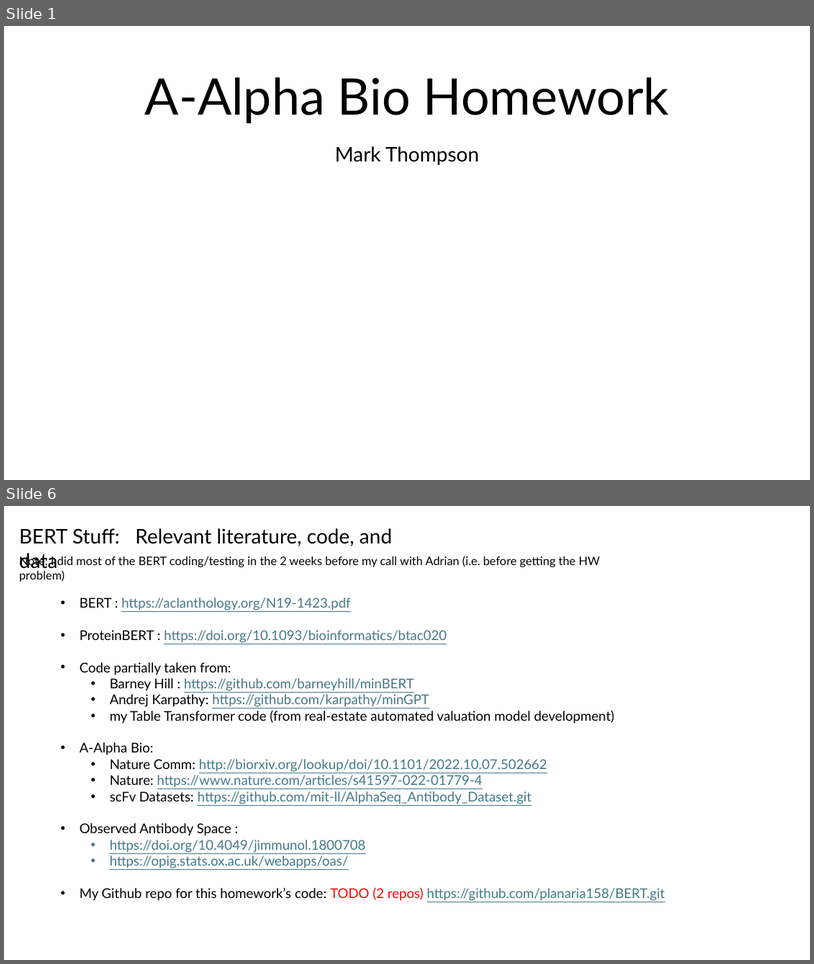
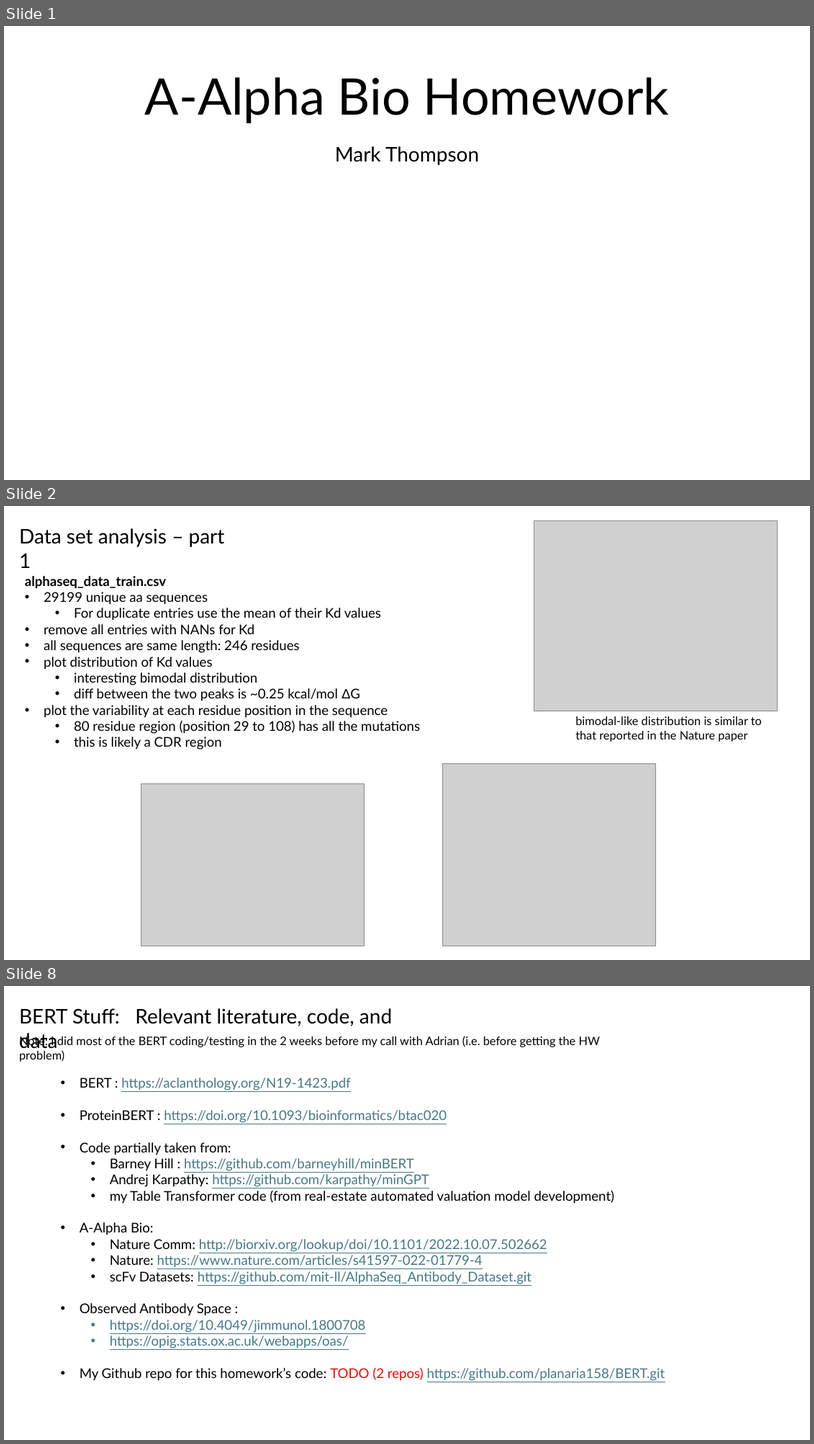
Before and after one commit to planaria158/BERT-antibody-antigen-binding-energy, a slide deck: Homework-aAlphaBio.pptx. Shown one above the other, each under a label of ours: slides 1 and 6 before the commit, slides 1, 2 and 8 after it; the slides between them are not shown. The pictures are 814x964 and 814x1444 pixels, drawn with LibreOffice and Linux fonts; fonts in the diff are those of the drawing; grey boxes stand for pictures. Boxes give left, top, right and bottom in pixels: in the first picture for what was removed or moved away, otherwise in the second. Text is boxed around its words. In the diff, an @@ line names an element or a change of style, - is before the commit and + after.

```diff
--- a/Homework-aAlphaBio.pptx
+++ b/Homework-aAlphaBio.pptx
@@ slide 2 added at (4,506,810,960), background #FFFFFF @@
@@ picture added at (535,520,778,710) @@
@@ text added at (19,528,225,568), 24 pt, text #000000 @@
+Data set analysis – part 1
@@ text added at (25,576,420,749), 16 pt, text #000000 @@
+alphaseq_data_train.csv
+• 29199 unique aa sequences
+  • For duplicate entries use the mean of their Kd values
+• remove all entries with NANs for Kd
+• all sequences are same length: 246 residues
+• plot distribution of Kd values
+  • interesting bimodal distribution
+  • diff between the two peaks is ~0.25 kcal/mol ΔG
+• plot the variability at each residue position in the sequence
+  • 80 residue region (position 29 to 108) has all the mutations
+  • this is likely a CDR region
@@ text added at (576,716,762,741), 14 pt, text #000000 @@
+bimodal-like distribution is similar to that reported in the Nature paper
@@ picture added at (442,764,656,947) @@
@@ picture added at (142,784,364,946) @@
@@ what was slide 6 is now slide 8 @@
```
Also in this commit, not shown: 3 slides changed, 3 other slides added, 2 slides removed.
